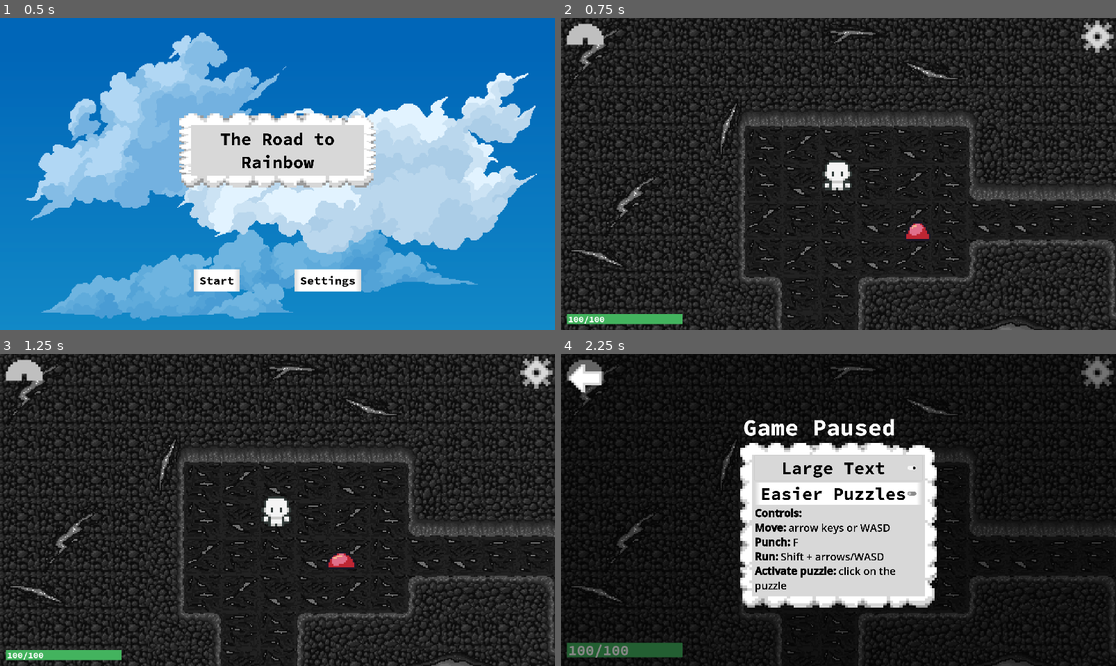
Above: before the commit, frames 1-4 (two rows, left to right).
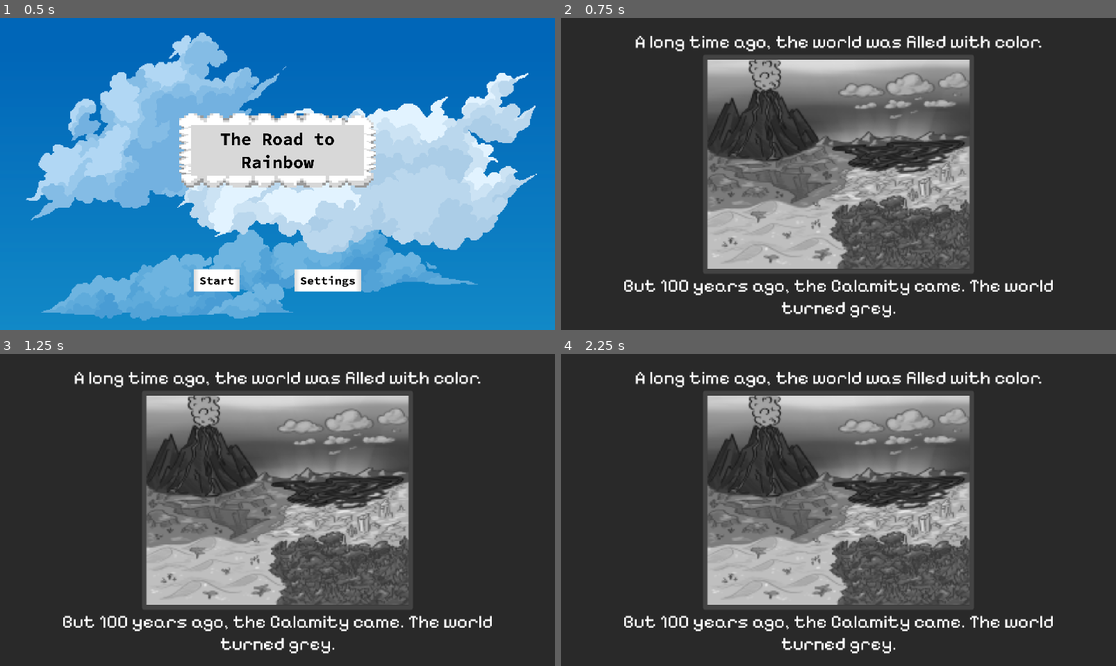
Above: after the commit, the same moments.

Repository: emkartch/ATLS_4140_Final
Game: Godot game, scene res://main.tscn
Same seed, same stepped clock (60 frames per second), same inputs: the game is played once before the commit and once after it.
Inputs (mouse positions are in pixels of both pictures, inside the frame that each line leads up to):
- Up to frame 1 (0.5 s): no input
- Up to frame 2 (0.75 s): click "Start" at 0.5 s
- Up to frame 3 (1.25 s): no input
- Up to frame 4 (2.25 s): click (1099, 372) at 1.25 s; click (838, 481) at 2 s, where only the run before the commit has a clickable "Large Text"

Frame 1 is identical in both runs. In frame 2, 50% of the frame differs, in the area x 0-100%, y 0-100%; in frame 3, 50%; in frame 4, 69%.

Commit message:
add cutscene false

Diff:
--- a/the-road-to-rainbow/global_variables.gd
+++ b/the-road-to-rainbow/global_variables.gd
@@ -18,7 +18,7 @@
 
 var player_death = false
 
-var opening_cutscene = true
+var opening_cutscene = false
 
 var puzzle_running = false
 
